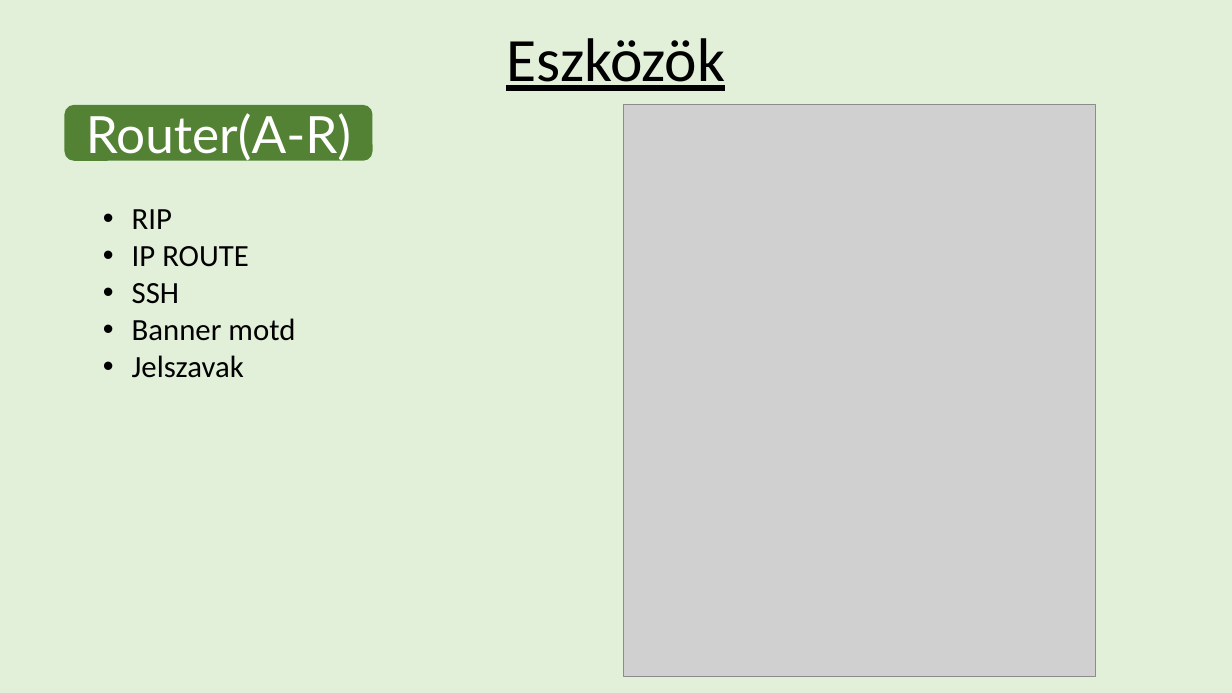
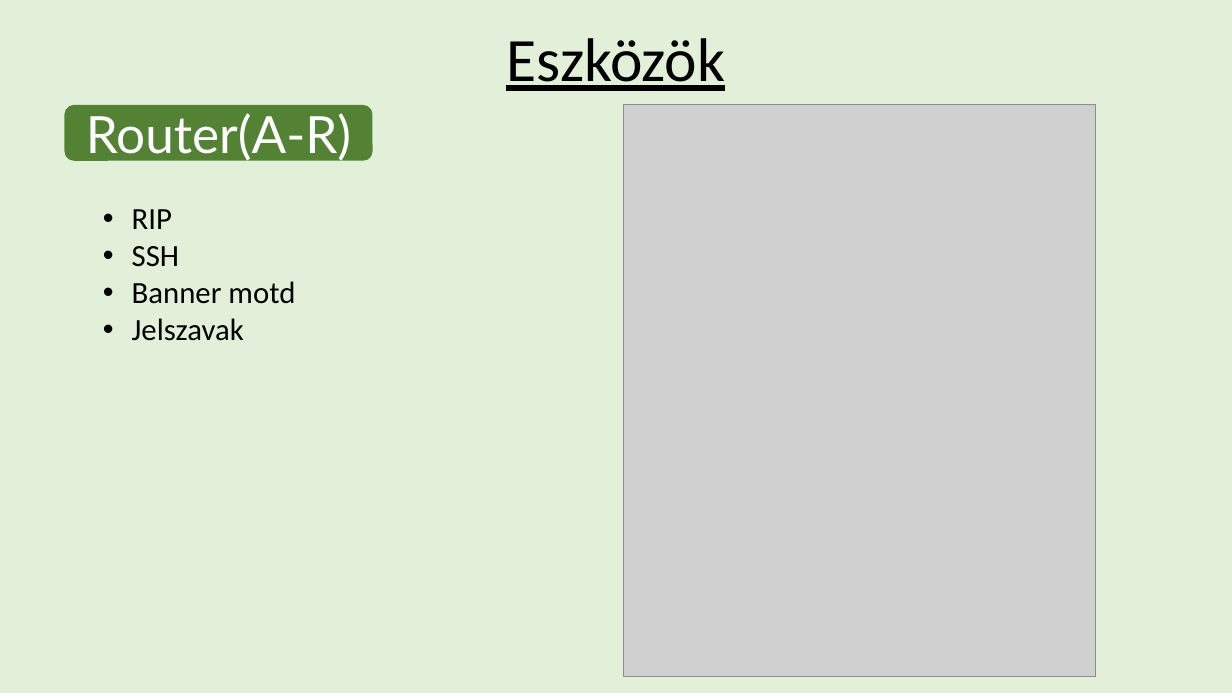
Before and after one commit to GyurosAdam/Niganyok, a slide deck: slide 6 of Hálózati Prezentáció.pptx. Drawn at 1232x693 pixels with LibreOffice and Linux fonts; fonts in the diff are those of the drawing; grey boxes stand for pictures; background and template pictures are left out. Boxes give left, top, right and bottom in pixels: in the first picture for what was removed or moved away, otherwise in the second. Text is boxed around its words. In the diff, an @@ line names an element or a change of style, - is before the commit and + after.

```diff
--- a/Hálózati Prezentáció.pptx
+++ b/Hálózati Prezentáció.pptx
@@ text at (132, 246, 249, 267): paragraph removed @@
-• IP ROUTE
```
Also in this commit, not shown: 5 other slides changed, 1 other file.
